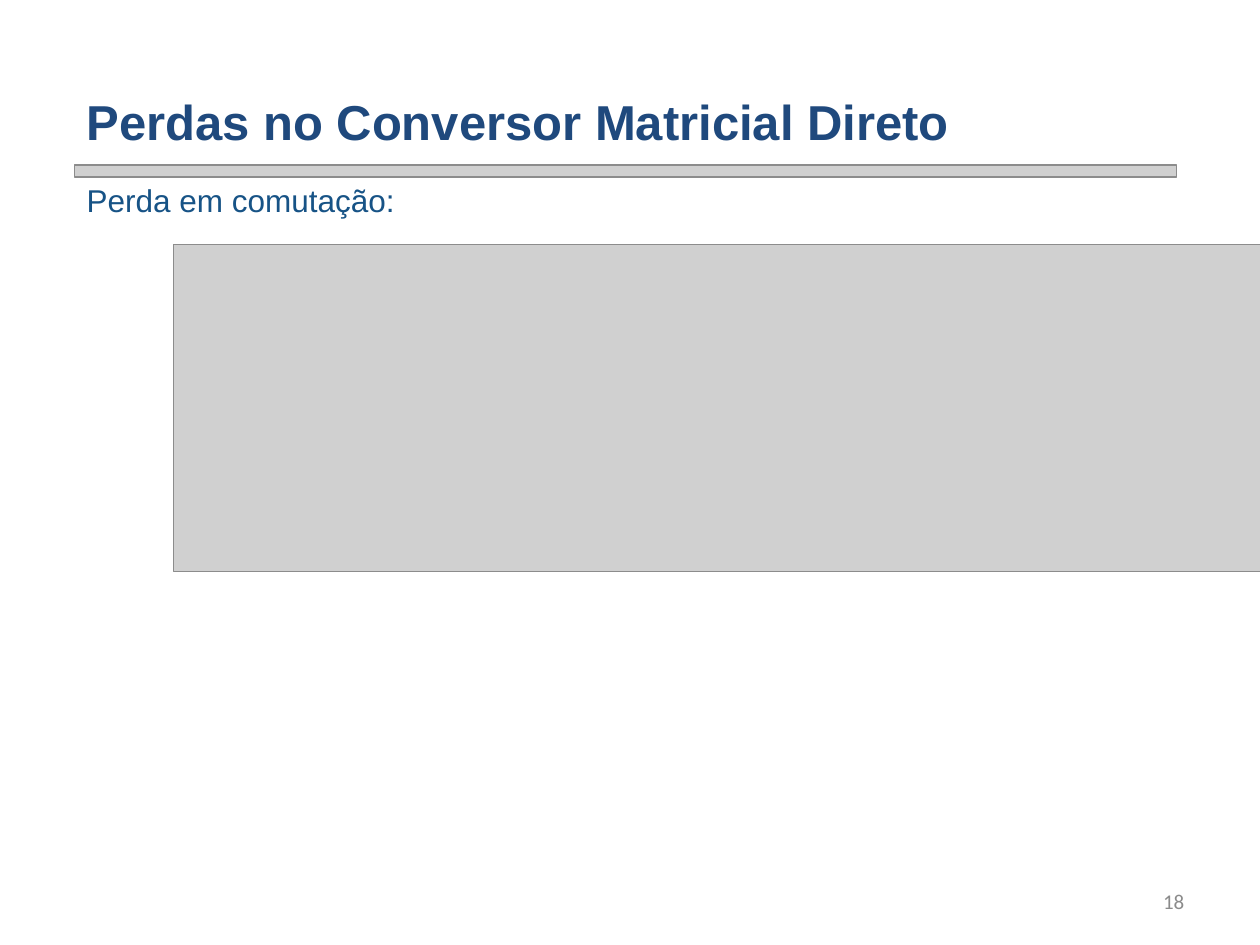
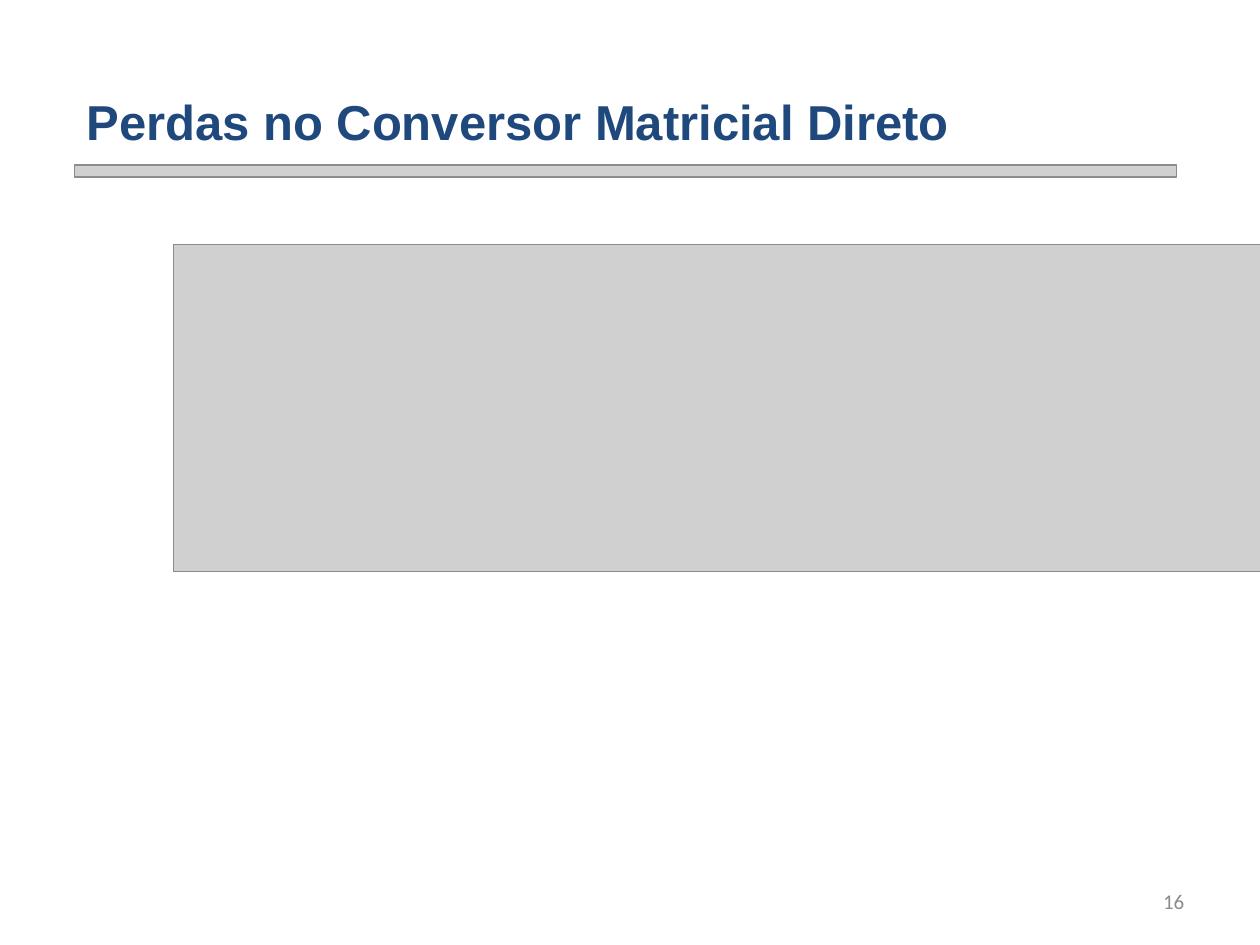
Before and after one commit to smarley2/ED1, a slide deck: slide 16 of Apresentação ED - Análise de perdas em conversor matricial - Fábio Posser.pptx (slide 18 before the commit). Drawn at 1260x945 pixels with LibreOffice and Linux fonts; fonts in the diff are those of the drawing; grey boxes stand for pictures; background and template pictures are left out. Boxes give left, top, right and bottom in pixels: in the first picture for what was removed or moved away, otherwise in the second. Text is boxed around its words. In the diff, an @@ line names an element or a change of style, - is before the commit and + after.

```diff
--- a/Apresentação ED - Análise de perdas em conversor matricial - Fábio Posser.pptx
+++ b/Apresentação ED - Análise de perdas em conversor matricial - Fábio Posser.pptx
@@ text removed at <box>87,189,395,218</box> @@
-  Perda em comutação:
@@ page number at <box>1163,895,1184,909</box>: text changed @@
-18
+16
```
Also in this commit, not shown: 7 other slides changed, 11 slides added, 2 slides removed, 1 other file.
